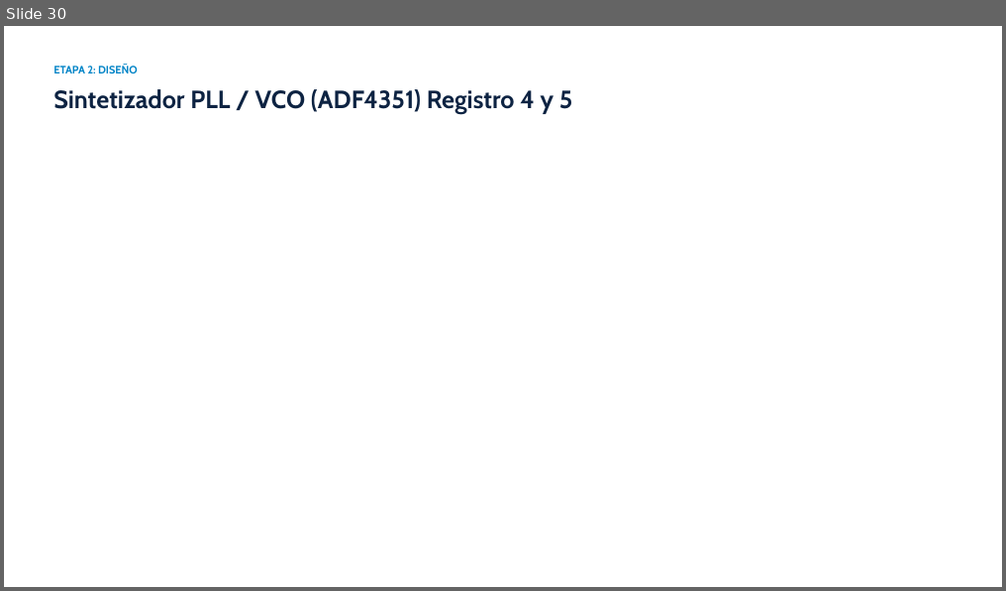
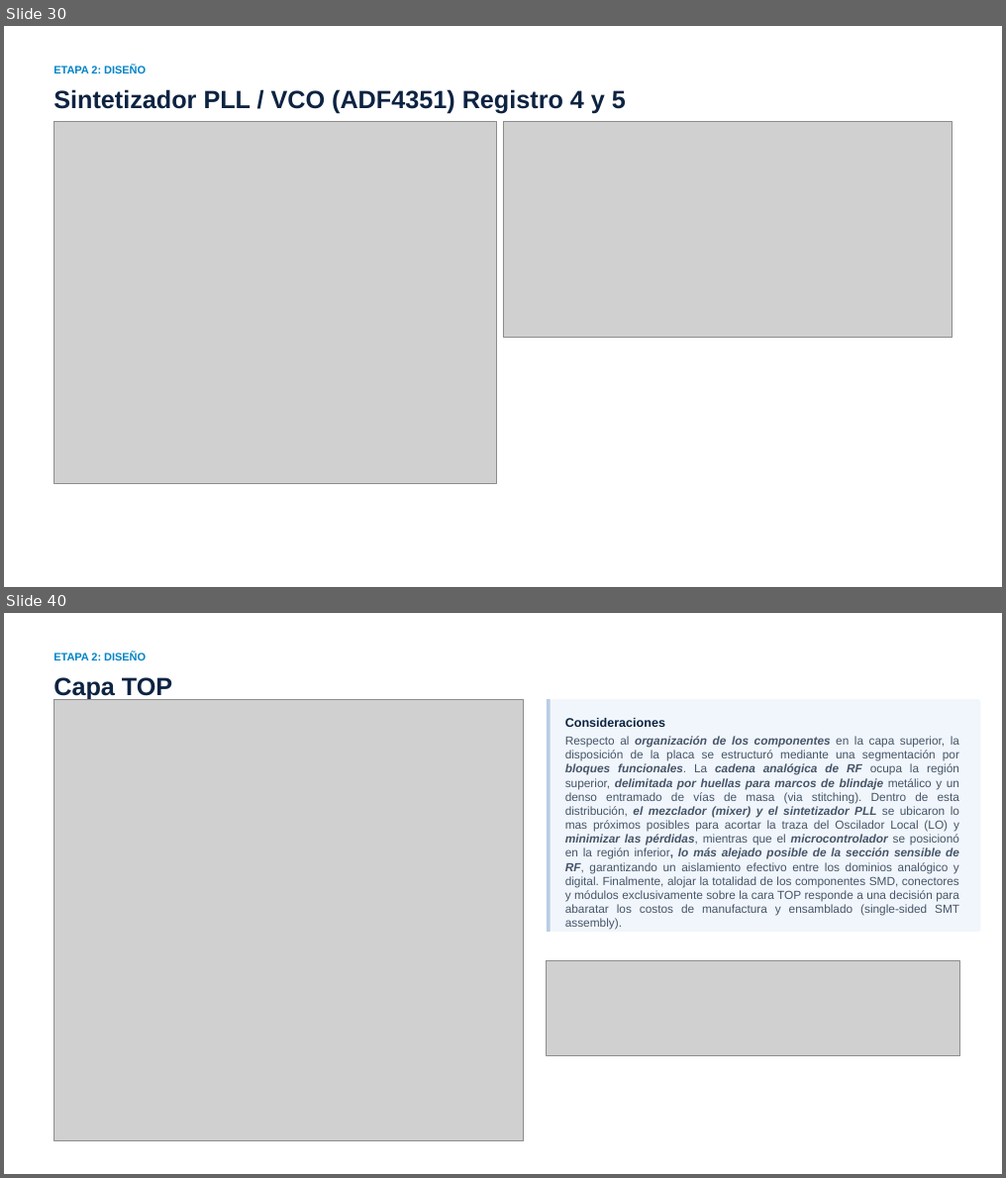
Before and after one commit to marian1911/CUBESAT_Transponder, a slide deck: PI/Presentacion/Presentación de Tesis - Transponder CubeSat.pptx. Shown one above the other, each under a label of ours: slide 30 before the commit, slides 30 and 40 after it; the slides between them are not shown. The pictures are 1006x591 and 1006x1178 pixels, drawn with LibreOffice and Linux fonts; fonts in the diff are those of the drawing; grey boxes stand for pictures. Boxes give left, top, right and bottom in pixels: in the first picture for what was removed or moved away, otherwise in the second. Text is boxed around its words. In the diff, an @@ line names an element or a change of style, - is before the commit and + after.

```diff
--- a/PI/Presentacion/Presentación de Tesis - Transponder CubeSat.pptx
+++ b/PI/Presentacion/Presentación de Tesis - Transponder CubeSat.pptx
@@ slide 40 added at (4, 613, 1002, 1174), background #FFFFFF @@
@@ text added at (54, 653, 146, 663), 10.5 pt, text #0284C7, bold @@
+ETAPA 2: DISEÑO
@@ text added at (54, 677, 172, 701), 24 pt, text #0D2342, bold @@
+Capa TOP
@@ picture added at (54, 699, 525, 1142) @@
@@ rectangle added at (547, 699, 550, 932), fill #B9CDE5 @@
@@ rounded rectangle added at (549, 699, 980, 932), fill #F0F6FB @@
@@ text added at (565, 718, 665, 727), 12 pt, text #0D2342, bold @@
+Consideraciones
@@ text added at (565, 736, 959, 930), 11.2 pt, text #475569 @@
+Respecto al organización de los componentes en la capa superior, la disposición de la placa se estructuró mediante una segmentación por bloques funcionales. La cadena analógica de RF ocupa la región superior, delimitada por huellas para marcos de blindaje metálico y un denso entramado de vías de masa (via stitching). Dentro de esta distribución, el mezclador (mixer) y el sintetizador PLL se ubicaron lo mas próximos posibles para acortar la traza del Oscilador Local (LO) y minimizar las pérdidas, mientras que el microcontrolador se posicionó en la región inferior, lo más alejado posible de la sección sensible de RF, garantizando un aislamiento efectivo entre los dominios analógico y digital. Finalmente, alojar la totalidad de los componentes SMD, conectores y módulos exclusivamente sobre la cara TOP responde a una decisión para abaratar los costos de manufactura y ensamblado (single-sided SMT assembly).
@@ picture added at (547, 960, 960, 1057) @@
@@ slide 30 changed as well @@
@@ text "ETAPA 2: DISEÑO" at (54, 66, 146, 76): font Cabin to Arial @@
@@ text "Sintetizador PLL / VCO (ADF4351) ..." at (54, 89, 626, 114): font Cabin to Arial @@
@@ picture added at (54, 121, 497, 483) @@
@@ picture added at (503, 121, 952, 338) @@
```
Also in this commit, not shown: 31 other slides changed, 13 other slides added, 4 slides removed, 16 other files.
